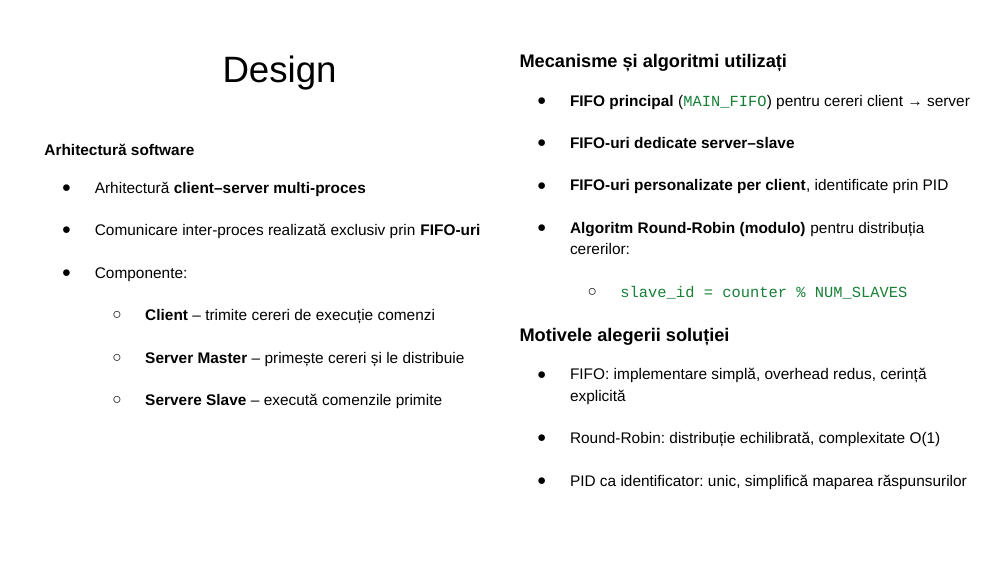
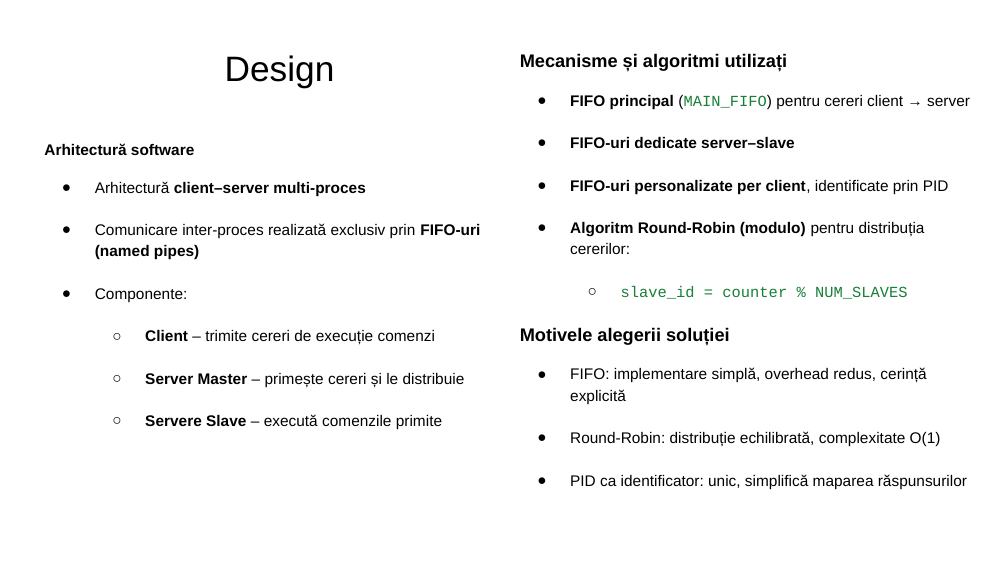
Before and after one commit to chitic05/FIFO-RSHD, a slide deck: slide 6 of FIFO-RSHD.pptx. Drawn at 1008x567 pixels with LibreOffice and Linux fonts; fonts in the diff are those of the drawing. Boxes give left, top, right and bottom in pixels: in the first picture for what was removed or moved away, otherwise in the second. Text is boxed around its words. In the diff, an @@ line names an element or a change of style, - is before the commit and + after.

```diff
--- a/FIFO-RSHD.pptx
+++ b/FIFO-RSHD.pptx
@@ title "Design" at [225,55,335,87]: size 26.1 to 25.2 pt @@
@@ text at [95,223,480,260]: text changed @@
-● Comunicare inter-proces realizată exclusiv prin FIFO-uri
+● Comunicare inter-proces realizată exclusiv prin FIFO-uri (named pipes)
```
Also in this commit, not shown: 7 other slides changed, 1 slide added, 1 slide removed, 1 other file.
